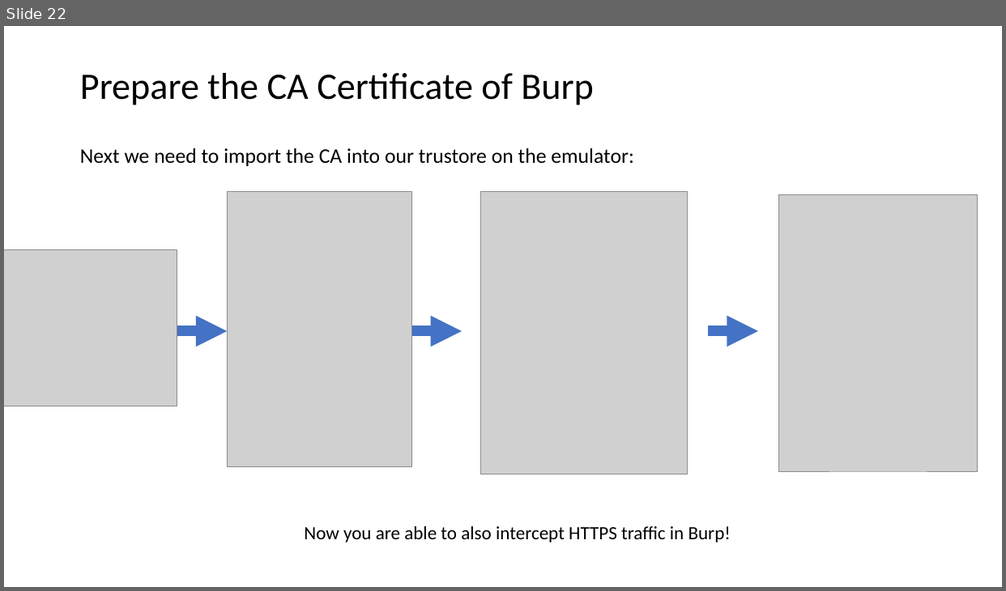
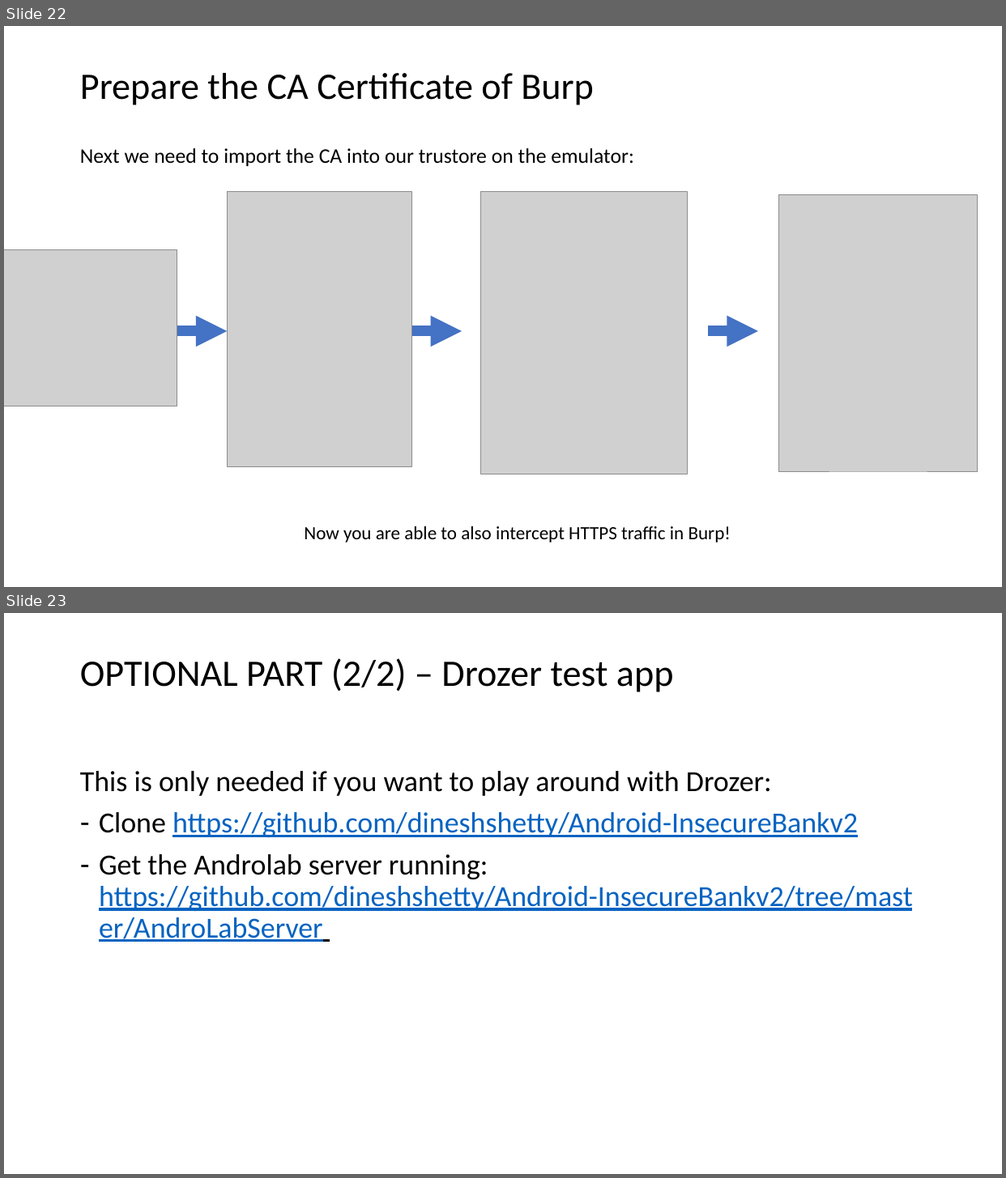
Before and after one commit to testrockytesting/OWASP-Bay-Area, a slide deck: Preparation-Bay-Area-Workshop.pptx. Shown one above the other, each under a label of ours: slide 22 before the commit, slides 22 and 23 after it. The pictures are 1006x591 and 1006x1178 pixels, drawn with LibreOffice and Linux fonts; fonts in the diff are those of the drawing; grey boxes stand for pictures. Boxes give left, top, right and bottom in pixels: in the first picture for what was removed or moved away, otherwise in the second. Text is boxed around its words. In the diff, an @@ line names an element or a change of style, - is before the commit and + after.

```diff
--- a/Preparation-Bay-Area-Workshop.pptx
+++ b/Preparation-Bay-Area-Workshop.pptx
@@ slide 23 added at (4,613,1002,1174), background #FFFFFF @@
@@ title added at (80,658,674,692), 36 pt, text #000000 @@
+OPTIONAL PART (2/2) – Drozer test app
@@ text added at (80,771,913,942), 28 pt, text #0563C1, underline @@
+This is only needed if you want to play around with Drozer:
+– Clone https://github.com/dineshshetty/Android-InsecureBankv2
+– Get the Androlab server running: https://github.com/dineshshetty/Android-InsecureBankv2/tree/master/AndroLabServer
```
Also in this commit, not shown: 1 slide changed.
